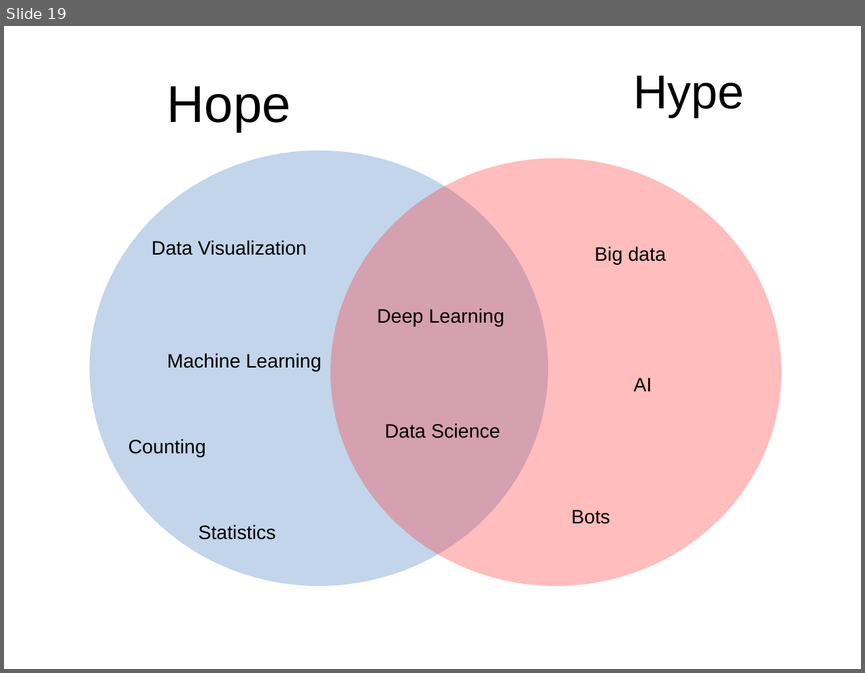
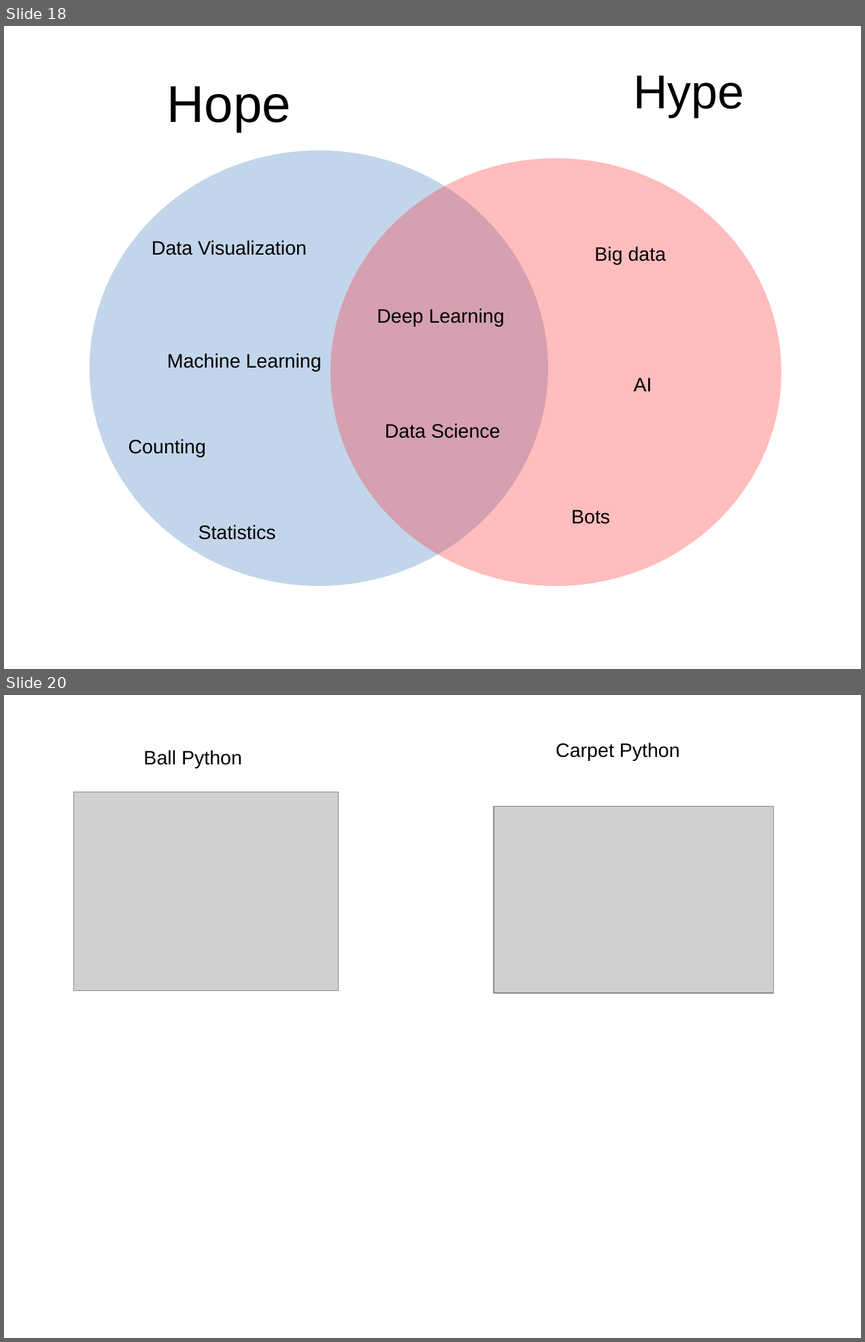
Before and after one commit to amueller/talks_odt, a slide deck: 2017/promises_and_perils_pyparis.odp. Shown one above the other, each under a label of ours: slide 19 before the commit, slides 18 and 20 after it; the slides between them are not shown. The pictures are 865x673 and 865x1342 pixels, drawn with LibreOffice and Linux fonts; fonts in the diff are those of the drawing; grey boxes stand for pictures. Boxes give left, top, right and bottom in pixels: in the first picture for what was removed or moved away, otherwise in the second. Text is boxed around its words. In the diff, an @@ line names an element or a change of style, - is before the commit and + after.

```diff
--- a/2017/promises_and_perils_pyparis.odp
+++ b/2017/promises_and_perils_pyparis.odp
@@ slide 20 added at bbox=[4, 695, 861, 1338], background #FFFFFF @@
@@ text added at bbox=[143, 750, 242, 768], 18 pt, text #000000 @@
+Ball Python
@@ text added at bbox=[555, 743, 680, 760], 18 pt, text #000000 @@
+Carpet Python
@@ picture added at bbox=[74, 792, 339, 990] @@
@@ picture added at bbox=[494, 807, 774, 993] @@
@@ what was slide 19 is now slide 18 @@
```
Also in this commit, not shown: 3 slides changed, 14 other slides added, 9 slides removed.
